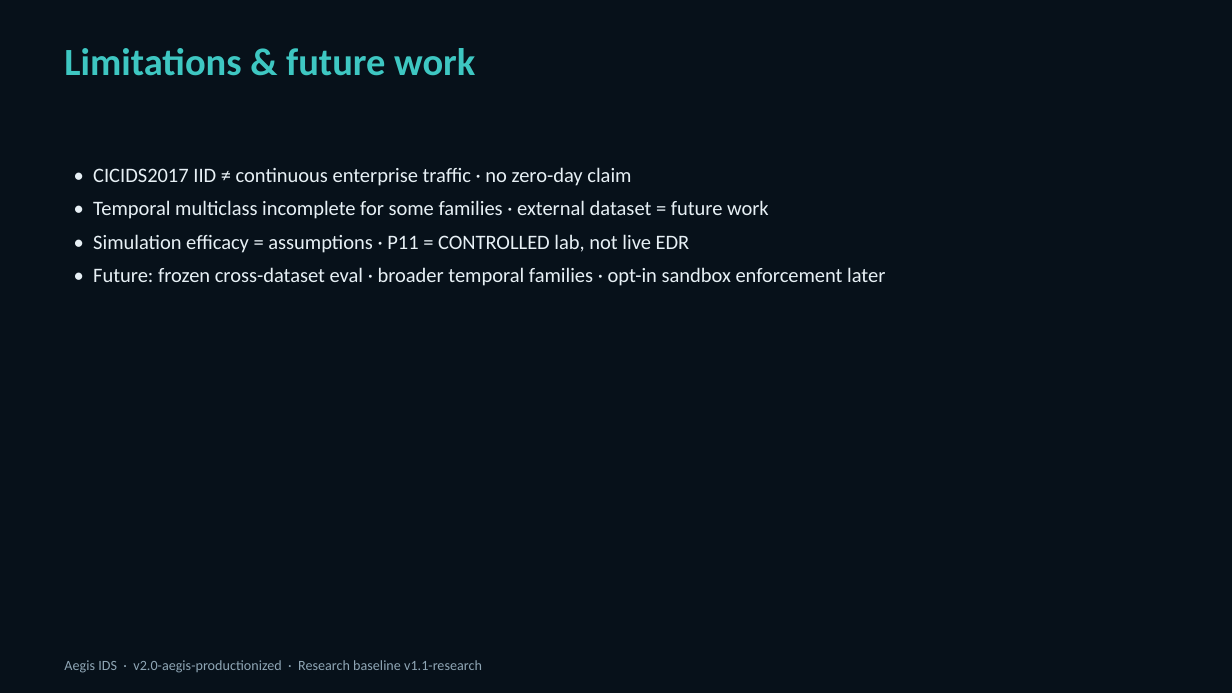
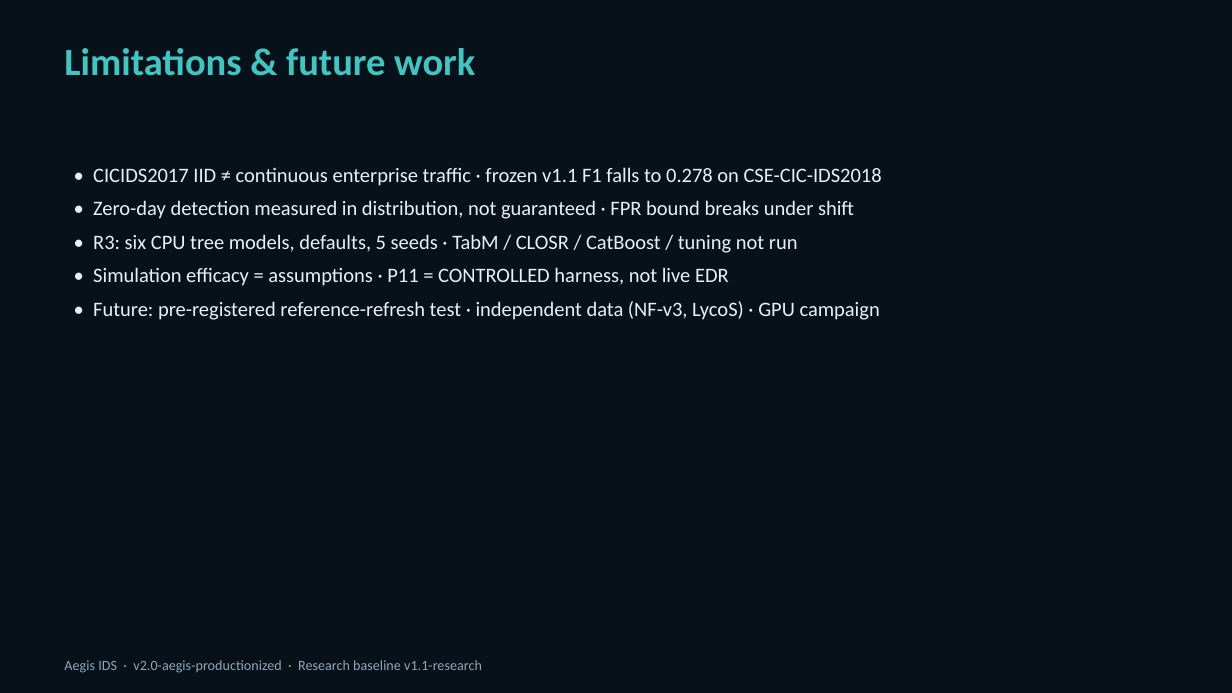
Before and after one commit to Dolendra/Intelligent-Machine-Learning-Based-Intrusion-Detection-and-Attack-Defense-Simulation-System, a slide deck: slide 21 of docs/Aegis_IDS_Viva_Presentation.pptx (slide 17 before the commit). Drawn at 1232x693 pixels with LibreOffice and Linux fonts; fonts in the diff are those of the drawing. Boxes give left, top, right and bottom in pixels: in the first picture for what was removed or moved away, otherwise in the second. Text is boxed around its words. In the diff, an @@ line names an element or a change of style, - is before the commit and + after.

```diff
--- a/docs/Aegis_IDS_Viva_Presentation.pptx
+++ b/docs/Aegis_IDS_Viva_Presentation.pptx
@@ text at box(93, 167, 882, 320): text changed @@
-• CICIDS2017 IID ≠ continuous enterprise traffic · no zero-day claim
-• Temporal multiclass incomplete for some families · external dataset = future work
-• Simulation efficacy = assumptions · P11 = CONTROLLED lab, not live EDR
-• Future: frozen cross-dataset eval · broader temporal families · opt-in sandbox enforcement later
+• CICIDS2017 IID ≠ continuous enterprise traffic · frozen v1.1 F1 falls to 0.278 on CSE-CIC-IDS2018
+• Zero-day detection measured in distribution, not guaranteed · FPR bound breaks under shift
+• R3: six CPU tree models, defaults, 5 seeds · TabM / CLOSR / CatBoost / tuning not run
+• Simulation efficacy = assumptions · P11 = CONTROLLED harness, not live EDR
+• Future: pre-registered reference-refresh test · independent data (NF-v3, LycoS) · GPU campaign
```
Also in this commit, not shown: 5 other slides changed, 4 slides added, 8 other files.
